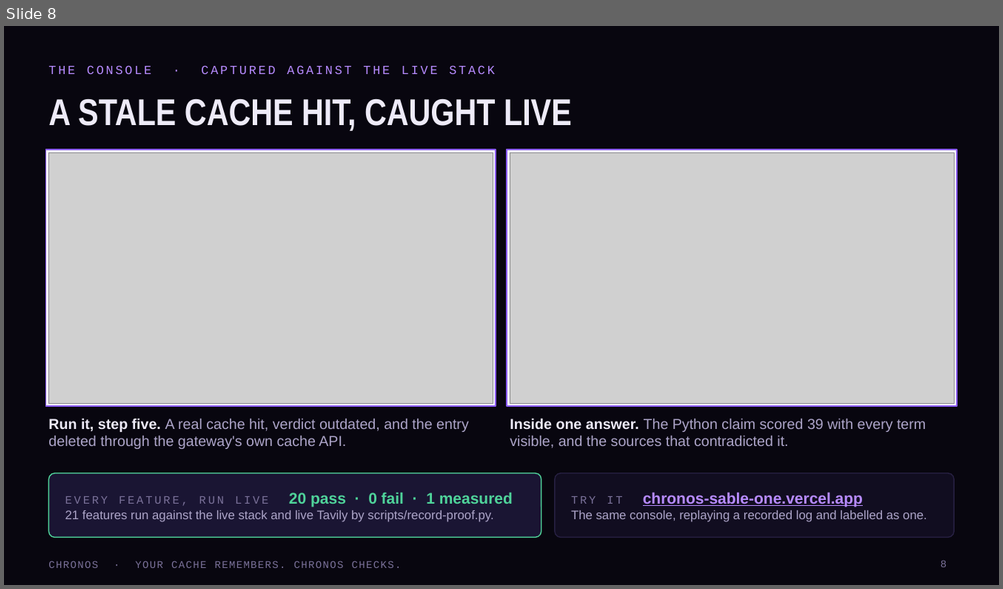
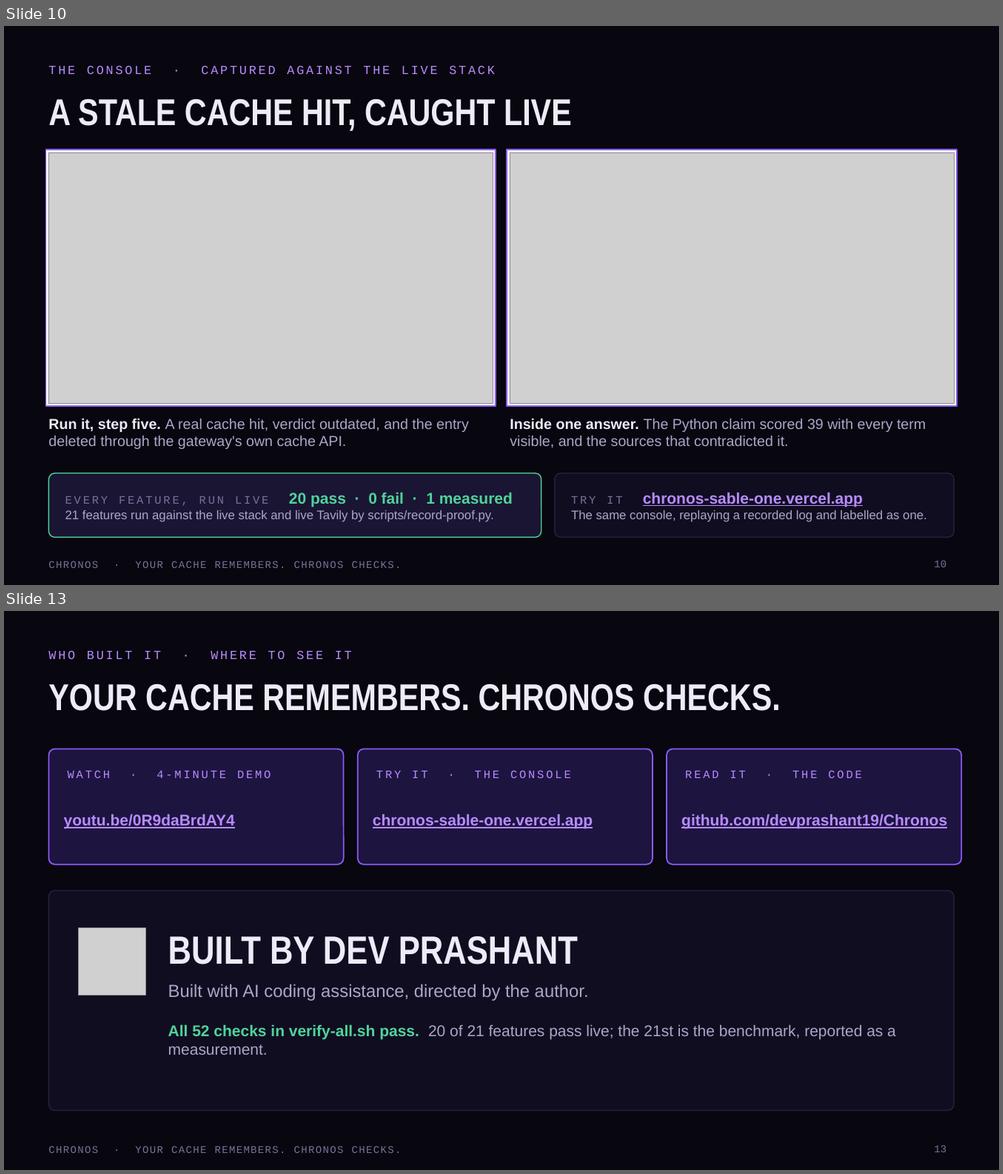
Before and after one commit to devprashant19/Chronos, a slide deck: docs/Chronos-deck.pptx. Shown one above the other, each under a label of ours: slide 8 before the commit, slides 10 and 13 after it; the slides between them are not shown. The pictures are 1003x589 and 1003x1174 pixels, drawn with LibreOffice and Linux fonts; fonts in the diff are those of the drawing; grey boxes stand for pictures. Boxes give left, top, right and bottom in pixels: in the first picture for what was removed or moved away, otherwise in the second. Text is boxed around its words. In the diff, an @@ line names an element or a change of style, - is before the commit and + after.

Commit message:
docs: the demo film's link in the README and the deck; the deck's crowded slides split, thirteen slides with larger type

```diff
--- a/docs/Chronos-deck.pptx
+++ b/docs/Chronos-deck.pptx
@@ slide 13 added at (4, 611, 999, 1170), background #08060F; not listed: 1 template element that a slide beside it also shows @@
@@ text added at (48, 650, 352, 659), 12 pt, text #B78BFF @@
+WHO BUILT IT · WHERE TO SEE IT
@@ title added at (48, 684, 780, 711), 36 pt, text #EEEBF8, bold @@
+YOUR CACHE REMEMBERS. CHRONOS CHECKS.
@@ rounded rectangle added at (48, 749, 344, 865), fill #1D1440, outline #8B5CF6 1.25 pt @@
@@ rounded rectangle added at (358, 749, 652, 865), fill #1D1440, outline #8B5CF6 1.25 pt @@
@@ rounded rectangle added at (666, 749, 962, 865), fill #1D1440, outline #8B5CF6 1.25 pt @@
@@ text added at (68, 770, 270, 778), 11 pt, text #B78BFF @@
+WATCH · 4-MINUTE DEMO
@@ text added at (376, 770, 571, 778), 11 pt, text #B78BFF @@
+TRY IT · THE CONSOLE
@@ text added at (685, 770, 861, 778), 11 pt, text #B78BFF @@
+READ IT · THE CODE
@@ text added at (64, 815, 235, 829), 15 pt, text #B78BFF, bold, underline @@
+youtu.be/0R9daBrdAY4
@@ text added at (373, 814, 592, 829), 15 pt, text #B78BFF, bold, underline @@
+chronos-sable-one.vercel.app
@@ text added at (681, 815, 947, 829), 15 pt, text #B78BFF, bold, underline @@
+github.com/devprashant19/Chronos
@@ rounded rectangle added at (48, 891, 954, 1111), fill #110D20, outline #272042 1 pt @@
@@ picture added at (79, 928, 146, 995) @@
@@ text added at (168, 937, 578, 965), 38 pt, text #EEEBF8, bold @@
+BUILT BY DEV PRASHANT
@@ text added at (168, 984, 589, 1001), 17 pt, text #ADA5C9 @@
+Built with AI coding assistance, directed by the author.
@@ text added at (168, 1025, 896, 1055), 15 pt, text #ADA5C9 @@
+All 52 checks in verify-all.sh pass. 20 of 21 features pass live; the 21st is the benchmark, reported as a measurement.
@@ page number added at (933, 1145, 946, 1153), 10 pt, text #7A7199 @@
+13
@@ what was slide 8 is now slide 10 @@
@@ page number at (933, 560, 946, 568): text changed @@
-8
+10
```
Also in this commit, not shown: 5 slides changed, 2 other slides added, 2 other files.
